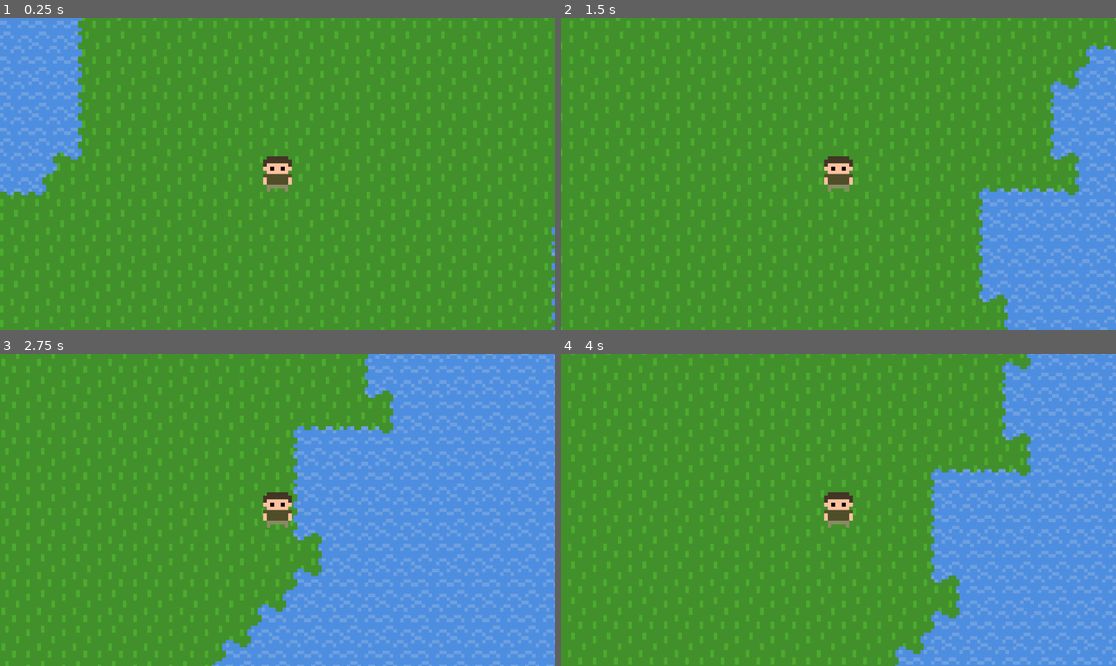
Above: before the commit, frames 1-4 (two rows, left to right).
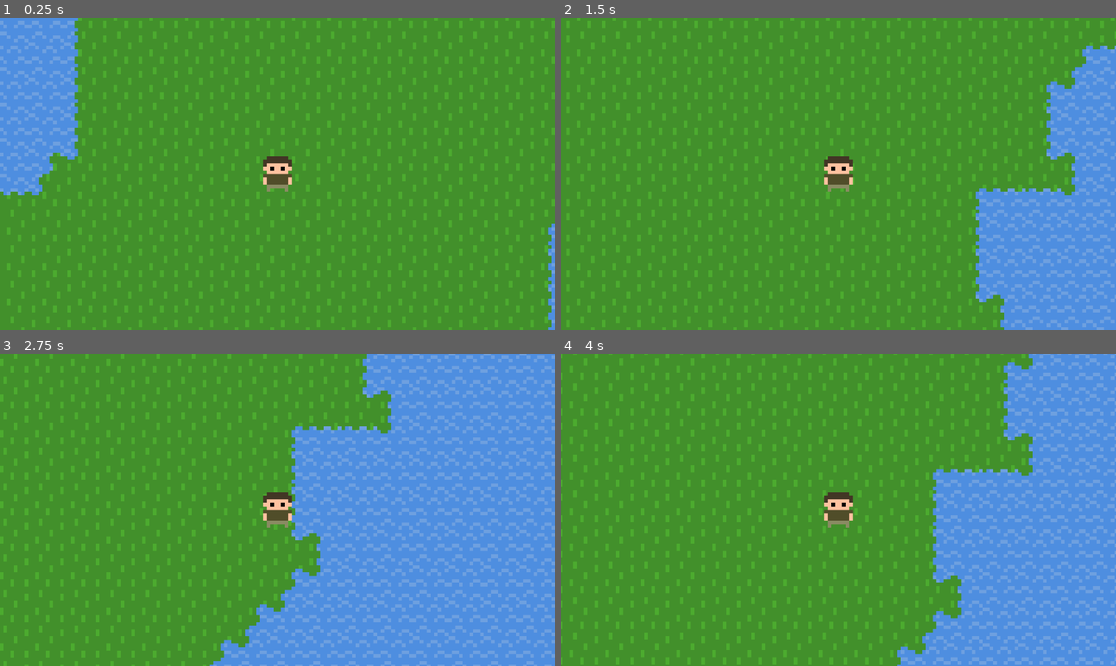
Above: after the commit, the same moments.

Repository: SpeedyKerbal/dungeon_crawler
Game: Godot game, scene res://scenes/game_world.tscn
Same seed, same stepped clock (60 frames per second), same inputs: the game is played once before the commit and once after it.
Inputs:
- Up to frame 1 (0.25 s): no input
- Up to frame 2 (1.5 s): tap Enter at 0.5 s; hold D (right) 0.53-1.28 s; tap E (interact) at 0.6, 1.35 s; hold S (down) from 1.28 s (still down)
- Up to frame 3 (2.75 s): release S (down) at 2.03 s; hold D (right) from 2.03 s (still down); tap E (interact) at 2.1 s
- Up to frame 4 (4 s): release D (right) at 2.78 s; hold W (up) 2.78-3.53 s; tap E (interact) at 2.85, 3.6 s; tap Space at 3.5 s; hold A (left) from 3.53 s (still down)

The runs differ from the first frame. In frame 1, 21% of the frame differs, in the area x 0-100%, y 0-100%; in frame 2, 22%; in frame 3, 12%; in frame 4, 11%.

Commit message:
added basic health system

Diff:
--- a/scenes/game_world.tscn
+++ b/scenes/game_world.tscn
@@ -98,8 +98,6 @@
 
 [node name="game_world" type="Node2D"]
 
-[node name="Marker2D" type="Marker2D" parent="."]
-
 [node name="TileMap" type="TileMap" parent="."]
 tile_set = SubResource("TileSet_qf6l4")
 format = 2
@@ -110,7 +108,6 @@
 
 [node name="Player" parent="." instance=ExtResource("2_knq0b")]
 unique_name_in_owner = true
-position = Vector2(-1, 0)
 scale = Vector2(1, 1)
 
 [node name="Camera2D" type="Camera2D" parent="Player"]
@@ -118,3 +115,4 @@
 
 [node name="Slime" parent="." instance=ExtResource("4_lhwlx")]
 position = Vector2(-92, 36)
+collision_mask = 5
--- a/scenes/player.tscn
+++ b/scenes/player.tscn
@@ -54,8 +54,11 @@
 "speed": 5.0
 }]
 
+[sub_resource type="RectangleShape2D" id="RectangleShape2D_vw06t"]
+size = Vector2(4.44444, 11.1111)
+
 [sub_resource type="RectangleShape2D" id="RectangleShape2D_k6l1r"]
-size = Vector2(5.55555, 11.1111)
+size = Vector2(6.33333, 11.1111)
 
 [node name="Player" type="CharacterBody2D"]
 scale = Vector2(0.36, 0.36)
@@ -69,6 +72,18 @@
 animation = &"down"
 
 [node name="CollisionShape2D" type="CollisionShape2D" parent="."]
+position = Vector2(-6.12604e-07, -3.31137e-07)
+scale = Vector2(1.795, 1)
+shape = SubResource("RectangleShape2D_vw06t")
+
+[node name="hitbox" type="Area2D" parent="."]
+collision_layer = 3
+collision_mask = 3
+
+[node name="CollisionShape2D" type="CollisionShape2D" parent="hitbox"]
+visible = false
 position = Vector2(1.19209e-07, -3.31137e-07)
 scale = Vector2(1.25, 1)
 shape = SubResource("RectangleShape2D_k6l1r")
+
+[connection signal="body_entered" from="hitbox" to="." method="_on_hitbox_body_entered"]
--- a/scenes/slime.tscn
+++ b/scenes/slime.tscn
@@ -1,13 +1,19 @@
-[gd_scene load_steps=4 format=3 uid="uid://dafg1i4adfwwj"]
+[gd_scene load_steps=6 format=3 uid="uid://dafg1i4adfwwj"]
 
 [ext_resource type="Script" path="res://scenes/slime.gd" id="1_dvc7j"]
 [ext_resource type="Texture2D" uid="uid://0gjoygbweg4r" path="res://assets/Slime.png" id="1_lbq87"]
+
+[sub_resource type="RectangleShape2D" id="RectangleShape2D_6ja1y"]
+size = Vector2(8, 6)
+
+[sub_resource type="RectangleShape2D" id="RectangleShape2D_r7bdm"]
+size = Vector2(8, 6)
 
 [sub_resource type="CircleShape2D" id="CircleShape2D_lxkbq"]
 radius = 43.0465
 
 [node name="slime" type="CharacterBody2D"]
-collision_layer = 3
+collision_layer = 4
 collision_mask = 2
 script = ExtResource("1_dvc7j")
 
@@ -15,9 +21,17 @@
 texture = ExtResource("1_lbq87")
 
 [node name="CollisionShape2D" type="CollisionShape2D" parent="."]
+shape = SubResource("RectangleShape2D_6ja1y")
+
+[node name="htibox" type="Area2D" parent="."]
+collision_layer = 4
+collision_mask = 2
+
+[node name="CollisionShape2D" type="CollisionShape2D" parent="htibox"]
+shape = SubResource("RectangleShape2D_r7bdm")
 
 [node name="detection_area" type="Area2D" parent="."]
-collision_layer = 2
+collision_layer = 4
 collision_mask = 2
 
 [node name="CollisionShape2D" type="CollisionShape2D" parent="detection_area"]
--- a/scripts/player.gd
+++ b/scripts/player.gd
@@ -1,20 +1,29 @@
 extends CharacterBody2D
 
-@export var SPEED: float = 50.0
+var health: int = 3
+
+@export var speed: float = 50.0
 @onready var animated_sprite = $AnimatedSprite2D
+@onready var hitbox = $hitbox
+@onready var slime = $"../Slime"
 
 func _physics_process(_delta):
 	var direction_x = Input.get_axis("left", "right")
 	var direction_y = Input.get_axis("up", "down")
 
 	if direction_x:
-		velocity.x = direction_x * SPEED
+		velocity.x = direction_x * speed
 	else:
-		velocity.x = move_toward(velocity.x, 0, SPEED)
+		velocity.x = move_toward(velocity.x, 0, speed)
 
 	if direction_y:
-		velocity.y = direction_y * SPEED
+		velocity.y = direction_y * speed
 	else:
-		velocity.y = move_toward(velocity.x, 0, SPEED)
+		velocity.y = move_toward(velocity.x, 0, speed)
 
 	move_and_slide()
+
+func _on_hitbox_body_entered(slime):
+	health -= 1
+	print("Player has lost 1 health")
+	print("health = ", health)
Not shown: 1 places in scenes/player.tscn that only renumber resources
